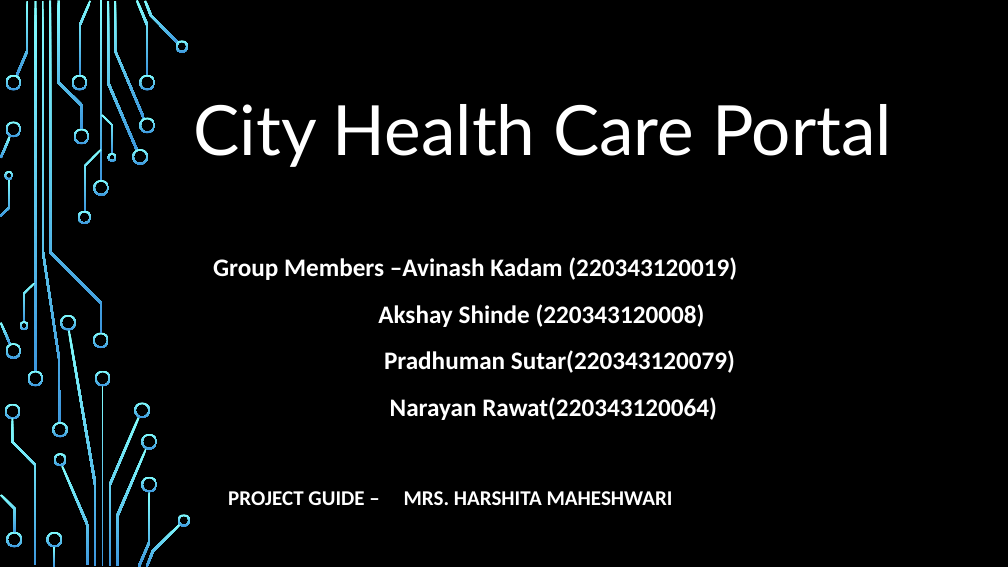
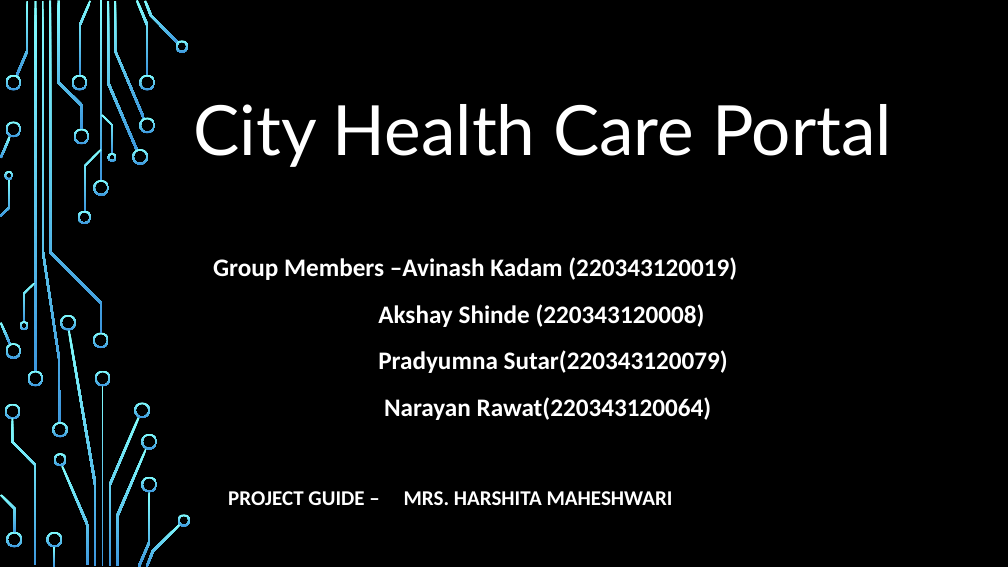
Before and after one commit to CityHealthCare/ProjectGroup_22, a slide deck: slide 1 of CityHealthCare.pptx. Drawn at 1008x567 pixels with LibreOffice and Linux fonts; fonts in the diff are those of the drawing; background and template pictures are left out. Boxes give left, top, right and bottom in pixels: in the first picture for what was removed or moved away, otherwise in the second. Text is boxed around its words. In the diff, an @@ line names an element or a change of style, - is before the commit and + after.

```diff
--- a/CityHealthCare.pptx
+++ b/CityHealthCare.pptx
@@ subtitle at box(378, 350, 728, 373): text changed @@
-Pradhuman Sutar(220343120079)
+Pradyumna Sutar(220343120079)
```
